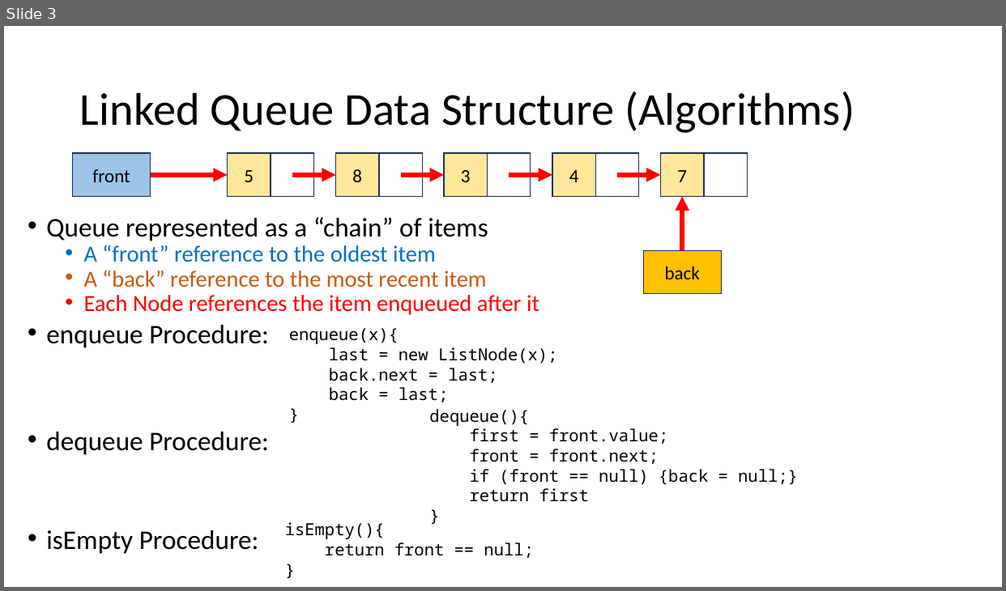
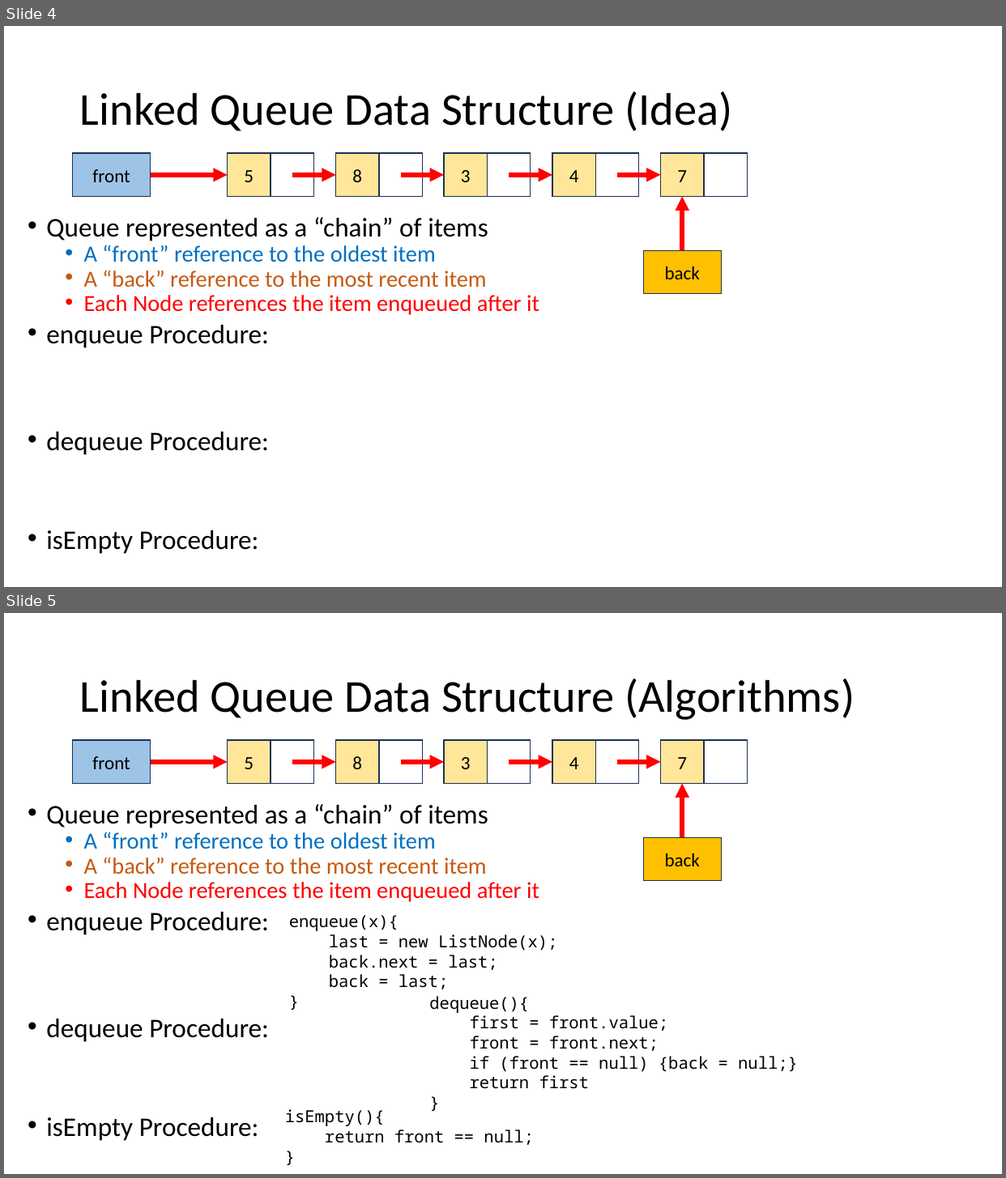
Before and after one commit to natebrunelle/cse332, a slide deck: markdown/files/slides/lecture2_analysis1.pptx. Shown one above the other, each under a label of ours: slide 3 before the commit, slides 4 and 5 after it. The pictures are 1006x591 and 1006x1178 pixels, drawn with LibreOffice and Linux fonts; fonts in the diff are those of the drawing. Boxes give left, top, right and bottom in pixels: in the first picture for what was removed or moved away, otherwise in the second. Text is boxed around its words. In the diff, an @@ line names an element or a change of style, - is before the commit and + after.

```diff
--- a/markdown/files/slides/lecture2_analysis1.pptx
+++ b/markdown/files/slides/lecture2_analysis1.pptx
@@ slide 4 added at (x1=4, y1=26, x2=1002, y2=587), background #FFFFFF @@
@@ title added at (x1=80, y1=92, x2=732, y2=131), 44 pt, text #000000 @@
+Linked Queue Data Structure (Idea)
@@ text added at (x1=46, y1=217, x2=539, y2=554), 22.2 pt, text #000000 @@
+• Queue represented as a “chain” of items
+  • A “front” reference to the oldest item
+  • A “back” reference to the most recent item
+  • Each Node references the item enqueued after it
+• enqueue Procedure:
+• dequeue Procedure:
+• isEmpty Procedure:
@@ group added at (x1=73, y1=153, x2=748, y2=294): 12 rectangles, 6 arrows @@
+8
+3
+4
+7
+5
+front
+back
@@ what was slide 3 is now slide 5 @@
```
Also in this commit, not shown: 11 slides changed, 1 other slide added, 4 other files.
